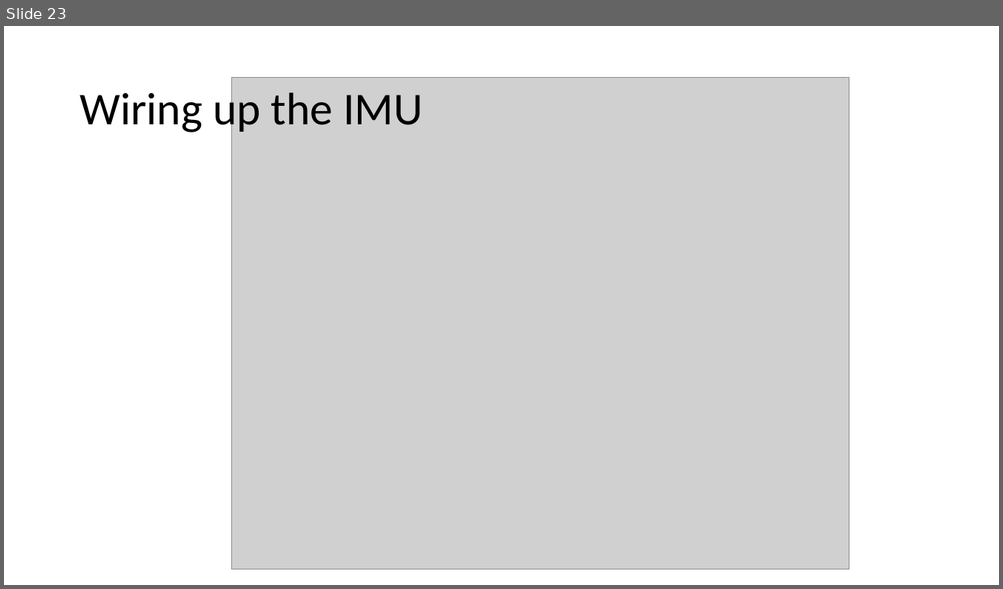
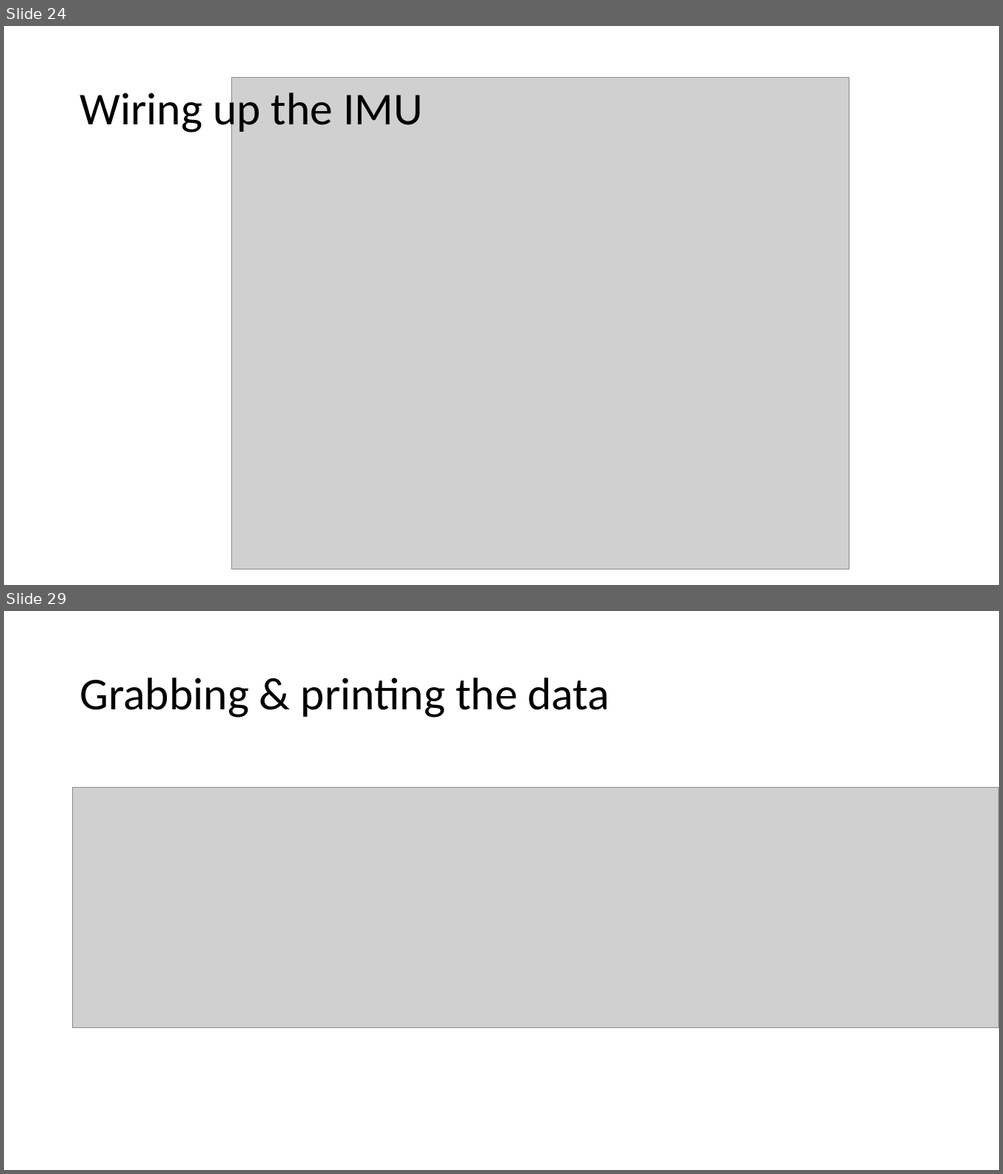
Before and after one commit to logos-electromechanical/SensorWorkshop, a slide deck: presentation/Mobile Sensors Workshop, Part 2.pptx. Shown one above the other, each under a label of ours: slide 23 before the commit, slides 24 and 29 after it; the slides between them are not shown. The pictures are 1003x589 and 1003x1174 pixels, drawn with LibreOffice and Linux fonts; fonts in the diff are those of the drawing; grey boxes stand for pictures. Boxes give left, top, right and bottom in pixels: in the first picture for what was removed or moved away, otherwise in the second. Text is boxed around its words. In the diff, an @@ line names an element or a change of style, - is before the commit and + after.

```diff
--- a/presentation/Mobile Sensors Workshop, Part 2.pptx
+++ b/presentation/Mobile Sensors Workshop, Part 2.pptx
@@ slide 29 added at [4,611,999,1170], background #FFFFFF @@
@@ title added at [79,678,610,718], 44 pt, text #000000 @@
+Grabbing & printing the data
@@ picture added at [73,788,999,1029] @@
@@ what was slide 23 is now slide 24 @@
```
Also in this commit, not shown: 1 slide changed, 13 other slides added, 24 other files.
